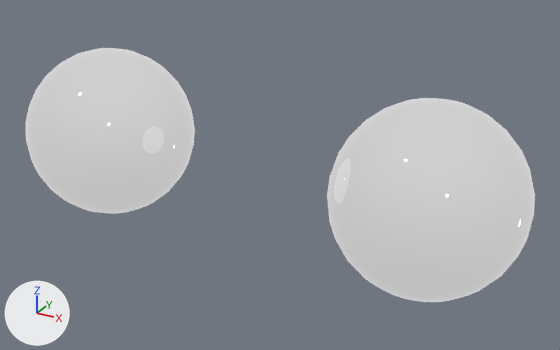
The Blender file Materials/Items.blend as it was, and as the next commit left it.
The view is the same before and after, from a 50 mm lens placed at (7.57, -8.47, 4.13), pointed at (2.85, 0.11, -0.16). The lights are fixed; the arrows at lower left show +X, +Y and +Z.

Objects in the first picture: 'ComponentsContractPackage_LOD3', 'Small_Rocket'.
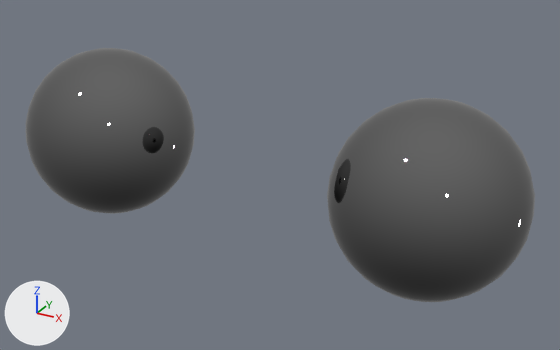
What differs and where, as boxes (x1, y1, x2, y2) in the pictures (560 x 350 px):
'Small_Rocket', surface changed, recoloured (white to grey)
    both: (327, 98, 535, 302)
'ComponentsContractPackage_LOD3', surface changed, recoloured (white to grey)
    both: (25, 48, 195, 214)

Diff of the bpy script that builds the scene:
```diff
--- a/Materials/Items.blend.py
+++ b/Materials/Items.blend.py
@@ ng_seut_node_group @@
 ng_seut_node_group = bpy.data.node_groups.new('SEUT Node Group', 'ShaderNodeTree')
-# nodes: BsdfPrincipled, Invert x2, Math x3, Mix x7, NormalMap, SeparateColor
-# colours: black #000000
+# nodes: BsdfPrincipled, Invert x2, Math x3, MixRGB x7, NormalMap, SeparateColor
+# colours: white #ffffff
@@ mat_componentscontractpackage_lod3 @@
 n1 = _N.new('ShaderNodeGroup'); n1.name = 'SEUT_NODE_GROUP'
 n1.inputs[6].default_value = (1.0, 1.0, 1.0, 1.0)  # 'AM Color', white #ffffff
-n1.inputs[8].default_value = 1.0  # 'Emission Strength'
+n1.inputs[8].default_value = 0.0  # 'TM Switch'
 n1.inputs[9].default_value = 0.0  # 'TM Switch'
@@ mat_small_rocket @@
 n1 = _N.new('ShaderNodeGroup'); n1.name = 'SEUT_NODE_GROUP'
 n1.inputs[7].default_value = (0.0, 0.0, 0.0, 1.0)  # 'Paint Color', black #000000
-n1.inputs[8].default_value = 1.0  # 'Emission Strength'
+n1.inputs[8].default_value = 0.0  # 'TM Switch'
 n1.inputs[9].default_value = 0.0  # 'TM Switch'
```
